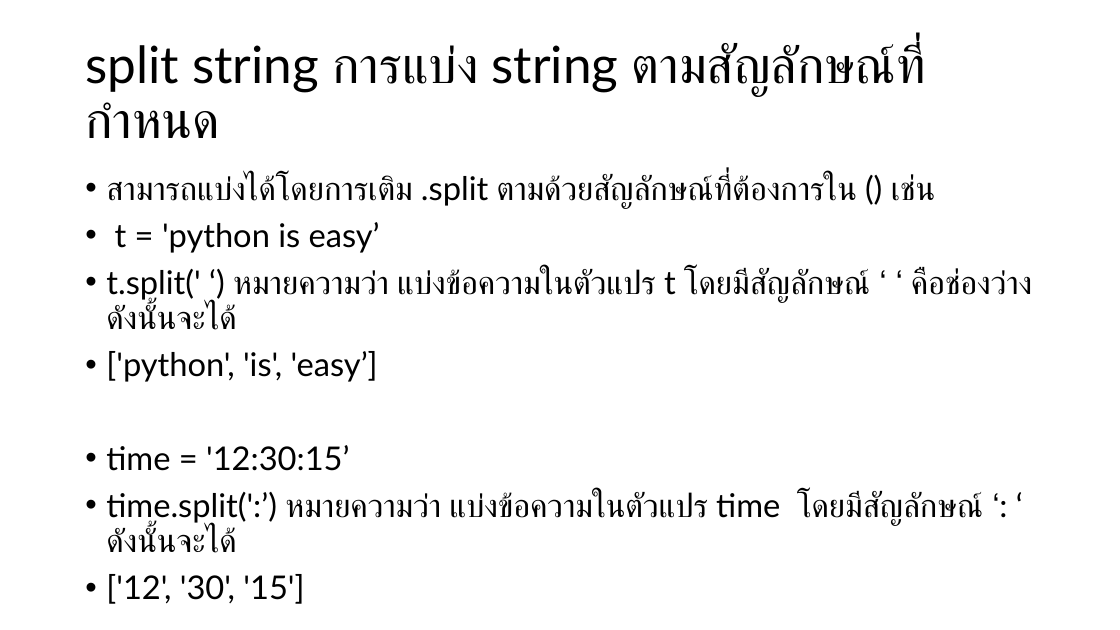
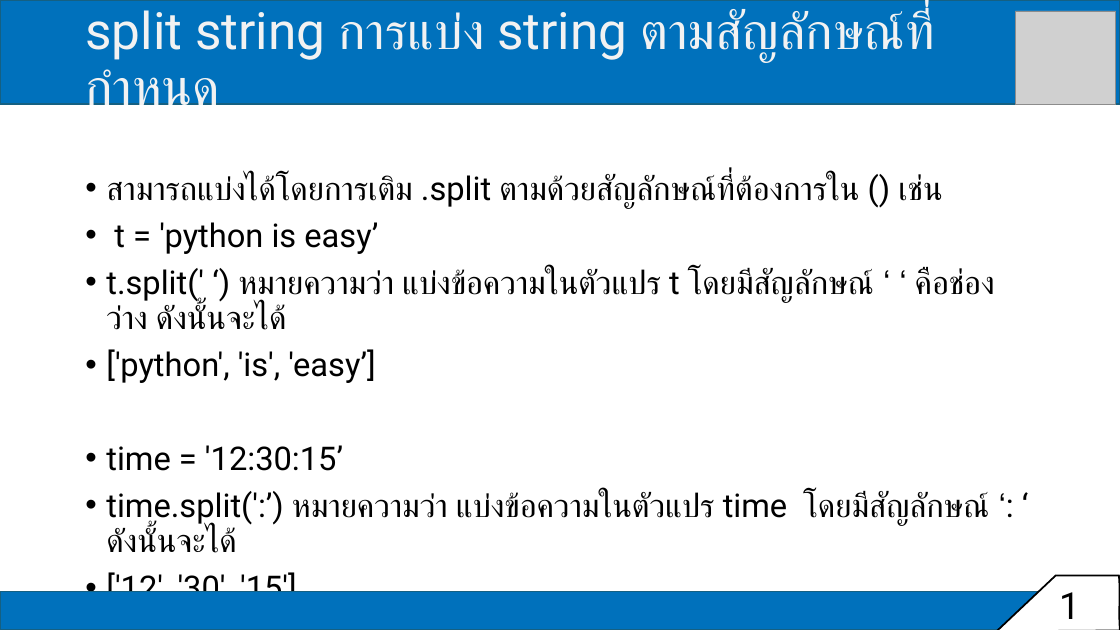
Before and after one commit to tohnperfect/Course-DS-Programming-and-Data-Viz, a slide deck: slide 15 of PPT/Class period 1.pptx. Drawn at 1120x630 pixels with LibreOffice and Linux fonts; fonts in the diff are those of the drawing; grey boxes stand for pictures. Boxes give left, top, right and bottom in pixels: in the first picture for what was removed or moved away, otherwise in the second. Text is boxed around its words. In the diff, an @@ line names an element or a change of style, - is before the commit and + after.

```diff
--- a/PPT/Class period 1.pptx
+++ b/PPT/Class period 1.pptx
@@ rectangle added at <box>0,0,1120,104</box>, fill #0071BC, outline #156082 1.5 pt @@
@@ title "split string การแบ่ง string ตามสัญลักษณ์ที่กำหนด": place and size @@
-title "split string การแบ่ง string ตามสัญลักษณ์ที่กำหนด" at <box>85,43,925,138</box>
+title "split string การแบ่ง string ตามสัญลักษณ์ที่กำหนด" at <box>85,10,934,119</box>
@@ title "split string การแบ่ง string ตามสัญลักษณ์ที่กำหนด" at <box>85,10,934,119</box>: font Lato to Roboto, text colour #000000 to #F2F2F2 @@
@@ picture added at <box>1016,11,1117,104</box> @@
@@ text "สามารถแบ่งได้โดยการเติม .split ตามด้วยสัญลักษณ์ที่ต้องการใน  ..." at <box>106,174,995,553</box>: font Lato to Roboto @@
@@ rectangle added at <box>0,592,1120,630</box>, fill #0071BC, outline #156082 1.5 pt @@
@@ freeform shape added at <box>996,576,1120,630</box>, fill #FFFFFF, outline #000000 1.5 pt @@
@@ text added at <box>1051,578,1102,630</box>, 32 pt, text #000000 @@
+15
```
Also in this commit, not shown: 16 other slides changed, 2 other files.
